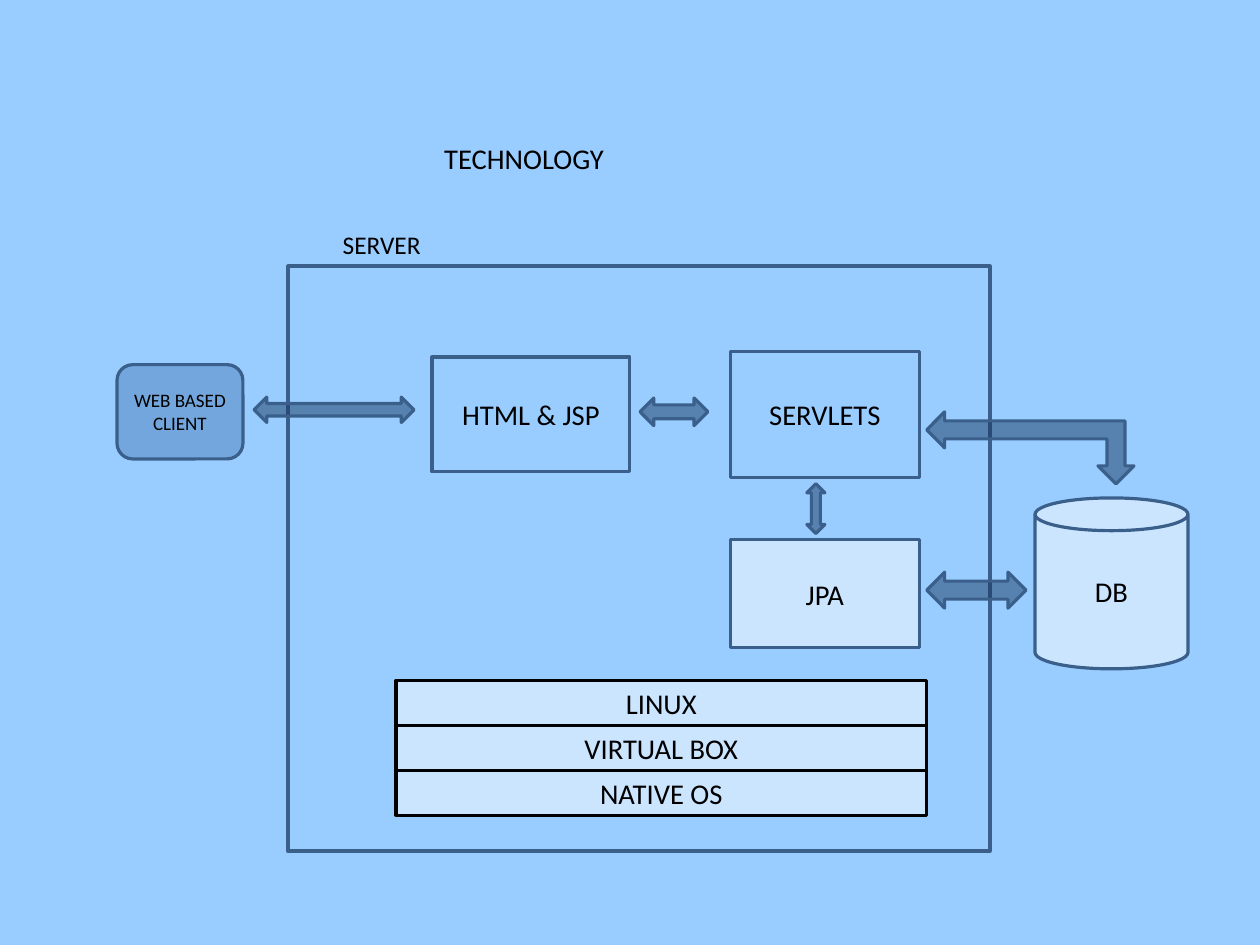
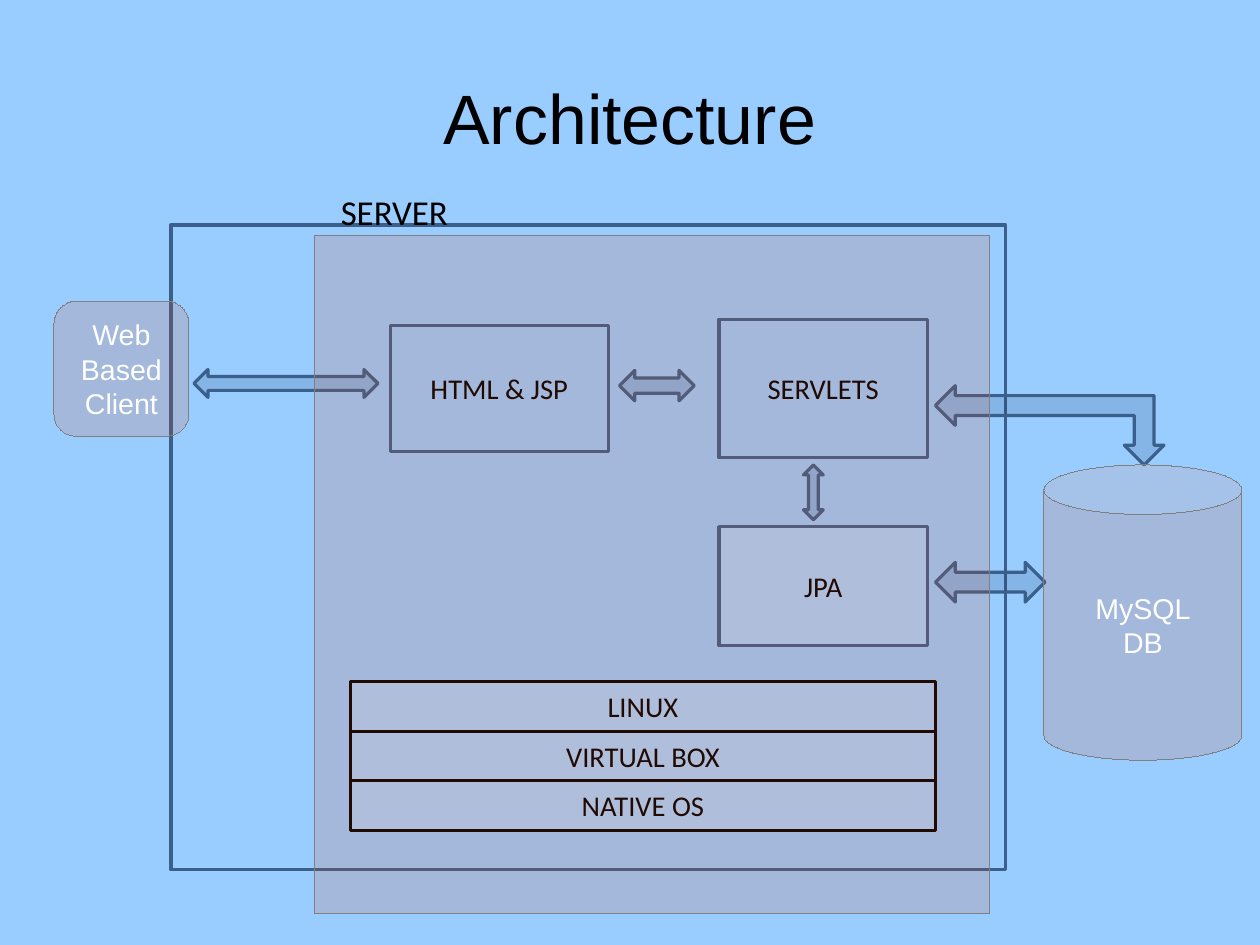
Before and after one commit to rednanor/GroupProject, a slide deck: slide 5 of Documentation/Group5presentation.odp. Drawn at 1260x945 pixels with LibreOffice and Linux fonts; fonts in the diff are those of the drawing; background and template pictures are left out. Boxes give left, top, right and bottom in pixels: in the first picture for what was removed or moved away, otherwise in the second. Text is boxed around its words. In the diff, an @@ line names an element or a change of style, - is before the commit and + after.

```diff
--- a/Documentation/Group5presentation.odp
+++ b/Documentation/Group5presentation.odp
@@ title added at [443,93,815,145], 44 pt, text #000000 @@
+Architecture
@@ text removed at [444,150,604,170] @@
-TECHNOLOGY
@@ text "SERVER": place and size @@
-text "SERVER" at [343,237,421,254]
+text "SERVER" at [341,202,448,227]
@@ text "SERVER" at [341,202,448,227]: size 16 to 22 pt @@
@@ rectangle: place and size @@
-rectangle at [288,266,990,852]
+rectangle at [172,225,1006,870]
@@ rectangle added at [316,236,991,914], fill #DD4814 at 15% opacity, outline #808080 0 pt @@
@@ rounded rectangle "Web Based Client": place and size @@
-rounded rectangle "Web Based Client" at [117,365,242,458]
+rounded rectangle "Web Based Client" at [54,302,189,437]
@@ rounded rectangle "Web Based Client" at [54,302,189,437]: fill #4F81BD at 50% opacity to #DD4814 at 15% opacity; outline #3A5F8B 2.01 pt to #808080 0 pt @@
@@ text in rounded rectangle at [81,324,162,414]: text changed; size 12 to 18 pt; font Calibri to Arial; text colour #000000 to #FFFFFF @@
-WEB BASED CLIENT
+Web
+Based
+Client
@@ rectangle "HTML & JSP": place and size @@
-rectangle "HTML & JSP" at [432,357,630,471]
+rectangle "HTML & JSP" at [390,326,608,453]
@@ rectangle "SERVLETS": place and size @@
-rectangle "SERVLETS" at [731,351,919,477]
+rectangle "SERVLETS" at [719,319,927,457]
@@ fill #17375E at 50% opacity to #17375E at 15% opacity in 5 elements at [804,465,824,520], [936,563,1046,603], [936,386,1165,465], [620,370,694,401], [194,369,378,397] @@
@@ left right arrow: place and size @@
-left right arrow at [254,397,414,422]
+left right arrow at [194,369,378,397]
@@ left right arrow: place and size @@
-left right arrow at [640,398,708,425]
+left right arrow at [620,370,694,401]
@@ left up arrow: place and size @@
-left up arrow at [927,412,1134,484]
+left up arrow at [936,386,1165,465]
@@ left right arrow: place and size @@
-left right arrow at [807,484,825,533]
+left right arrow at [804,465,824,520]
@@ cylinder "MySQL DB": place and size @@
-cylinder "MySQL DB" at [1036,499,1189,670]
+cylinder "MySQL DB" at [1044,465,1242,760]
@@ cylinder "MySQL DB" at [1044,465,1242,760]: fill #FFFFFF at 50% opacity to #DD4814 at 15% opacity; outline #3A5F8B 2.01 pt to #808080 0 pt; proportions changed @@
@@ rectangle "JPA": place and size @@
-rectangle "JPA" at [731,540,919,647]
+rectangle "JPA" at [719,527,927,646]
@@ left right arrow: place and size @@
-left right arrow at [927,573,1027,608]
+left right arrow at [936,563,1046,603]
@@ text in cylinder at [1095,599,1190,653]: text changed; font Calibri to Arial; text colour #000000 to #FFFFFF @@
-DB
+MySQL
+DB
@@ rectangle "LINUX": place and size @@
-rectangle "LINUX" at [396,680,926,725]
+rectangle "LINUX" at [351,681,936,731]
@@ rectangle "VIRTUAL BOX": place and size @@
-rectangle "VIRTUAL BOX" at [396,726,926,771]
+rectangle "VIRTUAL BOX" at [351,732,936,781]
@@ fill #FFFFFF at 50% opacity to #FFFFFF at 15% opacity in 4 elements at [719,527,927,646], [351,681,936,731], [351,732,936,781], [351,781,936,830] @@
@@ rectangle "NATIVE OS": place and size @@
-rectangle "NATIVE OS" at [396,771,926,815]
+rectangle "NATIVE OS" at [351,781,936,830]
```
Also in this commit, not shown: 2 other slides changed.
